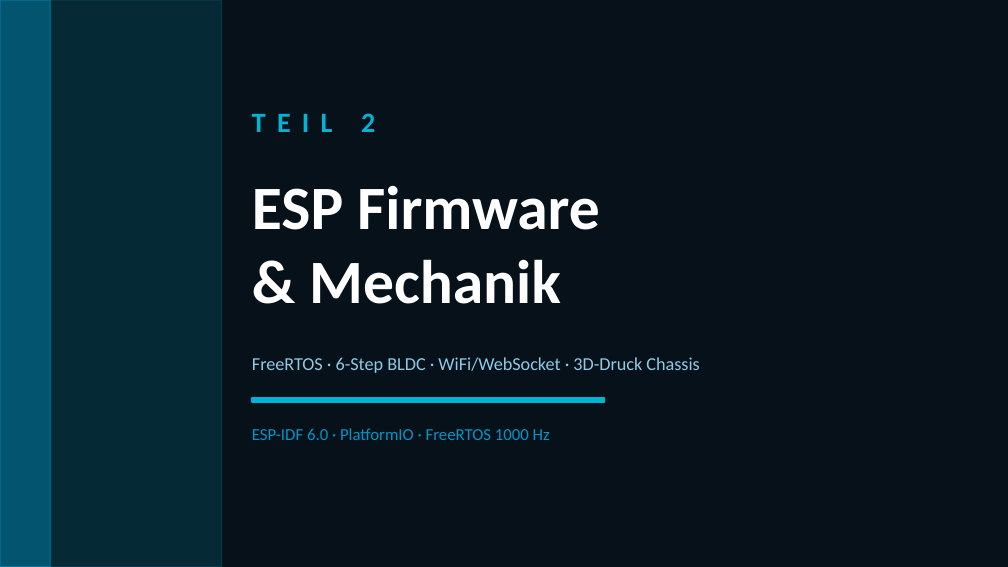
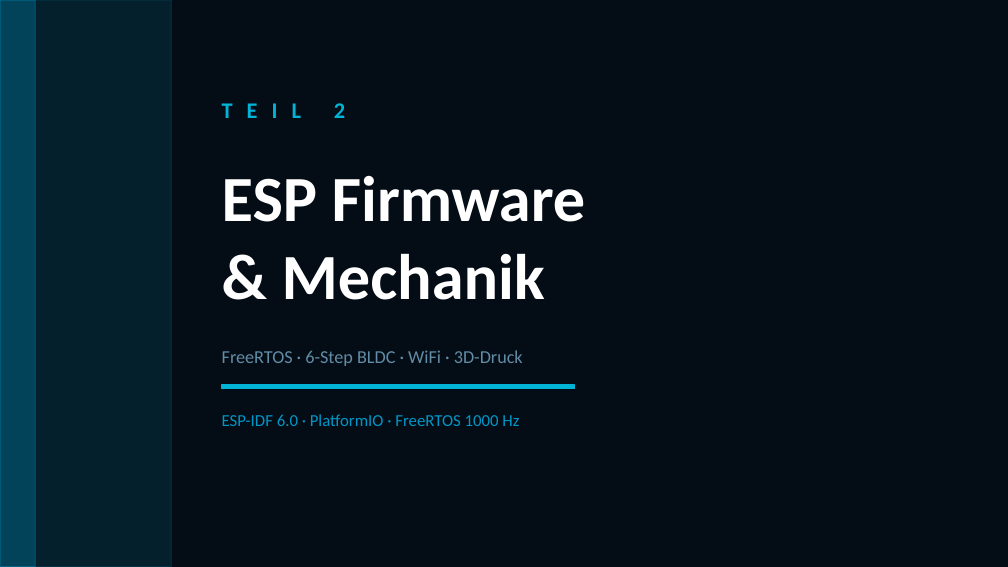
Before and after one commit to marioisnotavailable/ESP-RC-Car, a slide deck: slide 6 of ESP-RC-Car-Praesentation.pptx (slide 8 before the commit). Drawn at 1008x567 pixels with LibreOffice and Linux fonts; fonts in the diff are those of the drawing. Boxes give left, top, right and bottom in pixels: in the first picture for what was removed or moved away, otherwise in the second. Text is boxed around its words. In the diff, an @@ line names an element or a change of style, - is before the commit and + after.

```diff
--- a/ESP-RC-Car-Praesentation.pptx
+++ b/ESP-RC-Car-Praesentation.pptx
@@ background #071119 to #040C15 @@
@@ rectangle: place and size @@
-rectangle at <box>0,0,50,566</box>
+rectangle at <box>0,0,35,566</box>
@@ rectangle at <box>0,0,35,566</box>: fill #0096C7 at 40% opacity to #0096C7 at 30% opacity @@
@@ rectangle: place and size @@
-rectangle at <box>0,0,222,566</box>
+rectangle at <box>0,0,171,566</box>
@@ rectangle at <box>0,0,171,566</box>: fill #00B4D8 at 15% opacity to #00B4D8 at 12% opacity @@
@@ text "TEIL 2": place and size @@
-text "TEIL 2" at <box>361,113,375,132</box>
+text "TEIL 2" at <box>334,103,345,118</box>
@@ text "TEIL 2" at <box>334,103,345,118</box>: size 20 to 16 pt, letter spacing 8 to 10 pt @@
@@ text "ESP Firmware": place and size @@
-text "ESP Firmware" at <box>252,185,600,304</box>
+text "ESP Firmware" at <box>222,176,586,300</box>
@@ text "ESP Firmware" at <box>222,176,586,300</box>: size 44 to 46 pt @@
@@ text at <box>222,350,523,366</box>: text changed; text colour #8ECAE6 to #618DA6 @@
-FreeRTOS · 6-Step BLDC · WiFi/WebSocket · 3D-Druck Chassis
+FreeRTOS · 6-Step BLDC · WiFi · 3D-Druck
@@ rectangle: place and size @@
-rectangle at <box>252,398,605,402</box>
+rectangle at <box>222,385,575,389</box>
@@ text "ESP-IDF 6.0 · PlatformIO · ...": place and size @@
-text "ESP-IDF 6.0 · PlatformIO · ..." at <box>252,428,550,440</box>
+text "ESP-IDF 6.0 · PlatformIO · ..." at <box>222,414,519,426</box>
```
Also in this commit, not shown: 3 other slides changed, 7 slides added, 10 slides removed, 10 other files.
